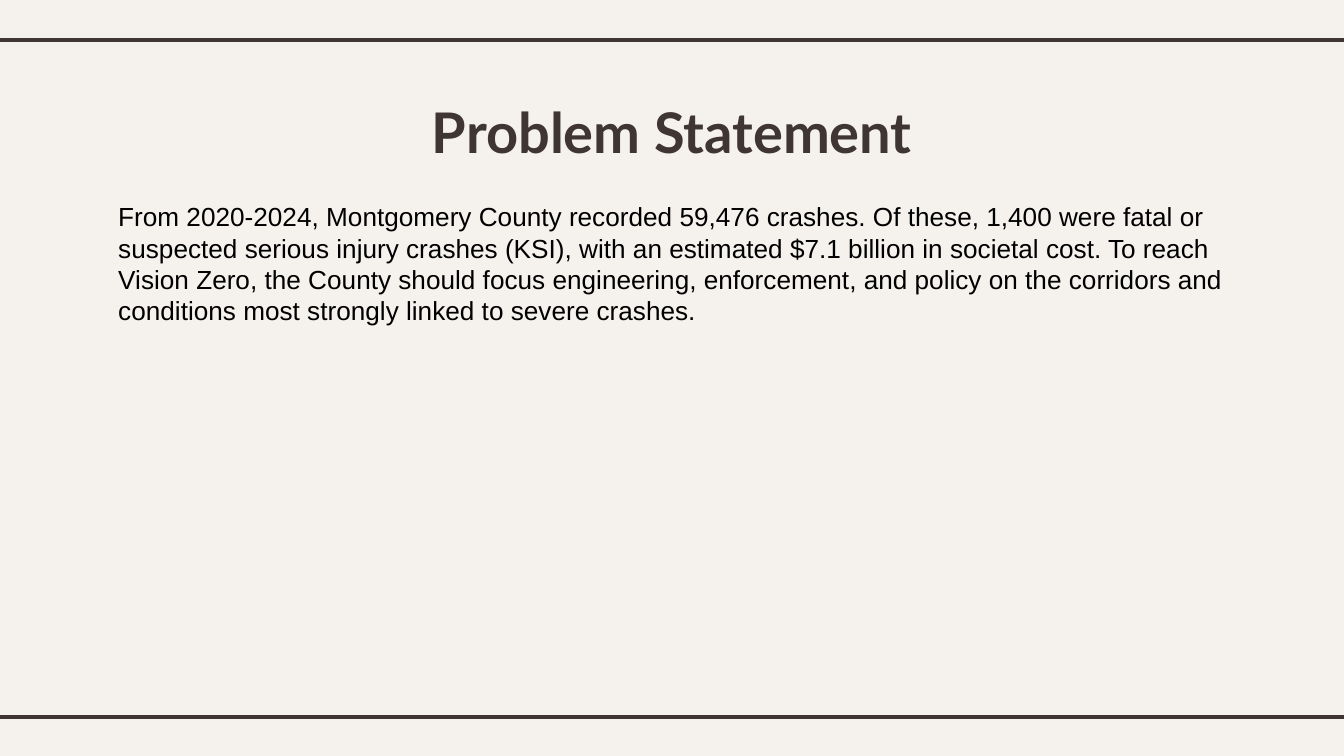
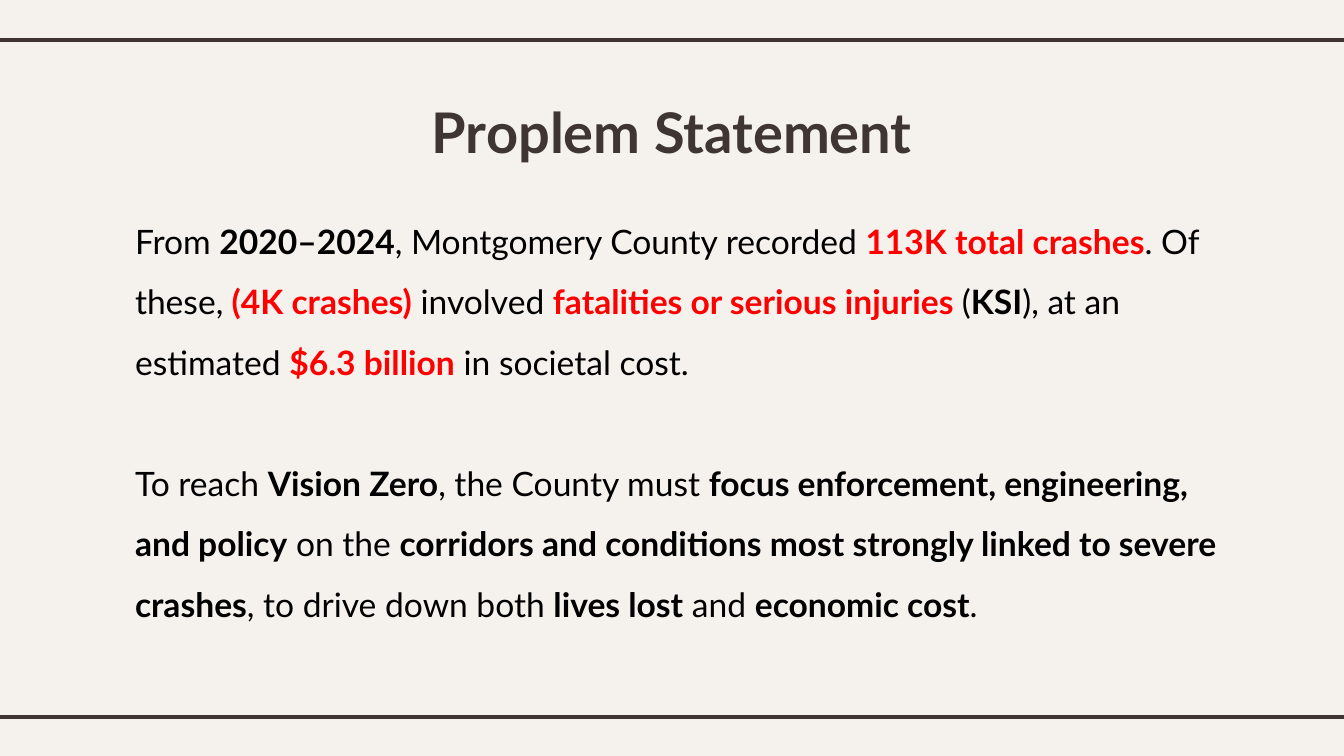
Before and after one commit to dtarek41/montgomery-crash-safety-capstone, a slide deck: slide 4 of deliverables/montgomery_crash_safety_presentation.pptx. Drawn at 1344x756 pixels with LibreOffice and Linux fonts; fonts in the diff are those of the drawing. Boxes give left, top, right and bottom in pixels: in the first picture for what was removed or moved away, otherwise in the second. Text is boxed around its words. In the diff, an @@ line names an element or a change of style, - is before the commit and + after.

Commit message:
Revert "Polish Montgomery crash safety portfolio"
This reverts commit a18c0e0d223bcb050ffb9a9122892dc5525307d5.

```diff
--- a/deliverables/montgomery_crash_safety_presentation.pptx
+++ b/deliverables/montgomery_crash_safety_presentation.pptx
@@ title at [432, 111, 912, 163]: text changed @@
-Problem Statement
+Proplem Statement
@@ text at [135, 229, 1216, 622]: text changed; size 14 to 18 pt; font Arial to Lato; bold on @@
-From 2020-2024, Montgomery County recorded 59,476 crashes. Of these, 1,400 were fatal or suspected serious injury crashes (KSI), with an estimated $7.1 billion in societal cost. To reach Vision Zero, the County should focus engineering, enforcement, and policy on the corridors and conditions most strongly linked to severe crashes.
+From 2020–2024, Montgomery County recorded 113K total crashes. Of these, (4K crashes) involved fatalities or serious injuries (KSI), at an estimated $6.3 billion in societal cost.
+To reach Vision Zero, the County must focus enforcement, engineering, and policy on the corridors and conditions most strongly linked to severe crashes, to drive down both lives lost and economic cost.
```
Also in this commit, not shown: 12 other slides changed, 2 slides added, 2 slides removed, 31 other files.
